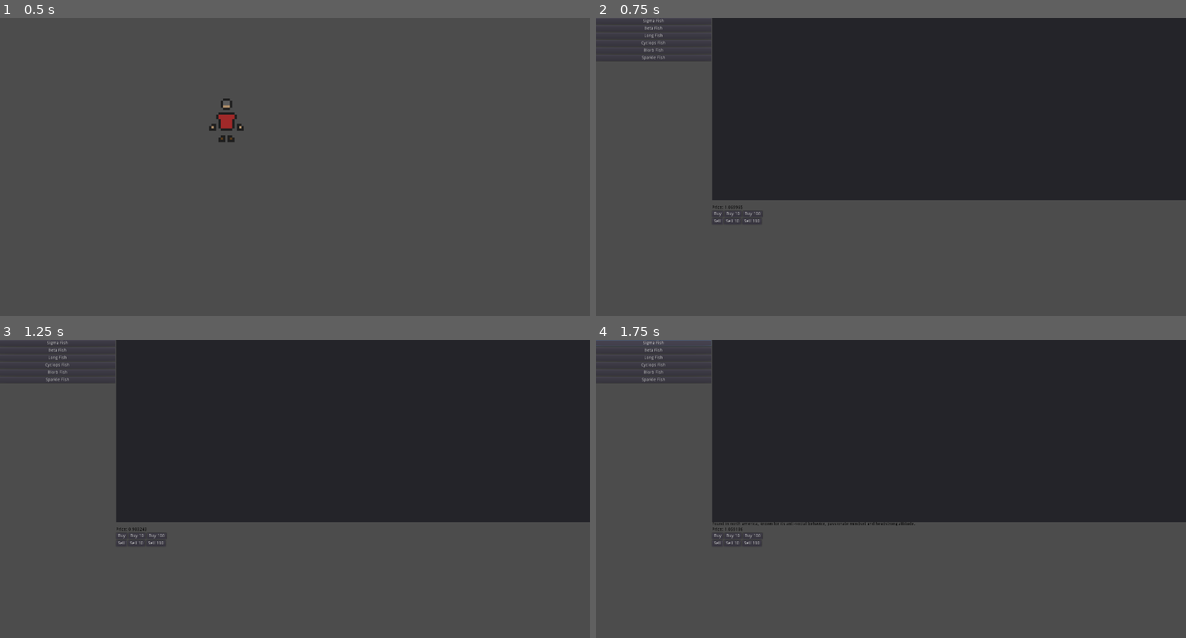
Above: before the commit, frames 1-4 (two rows, left to right).
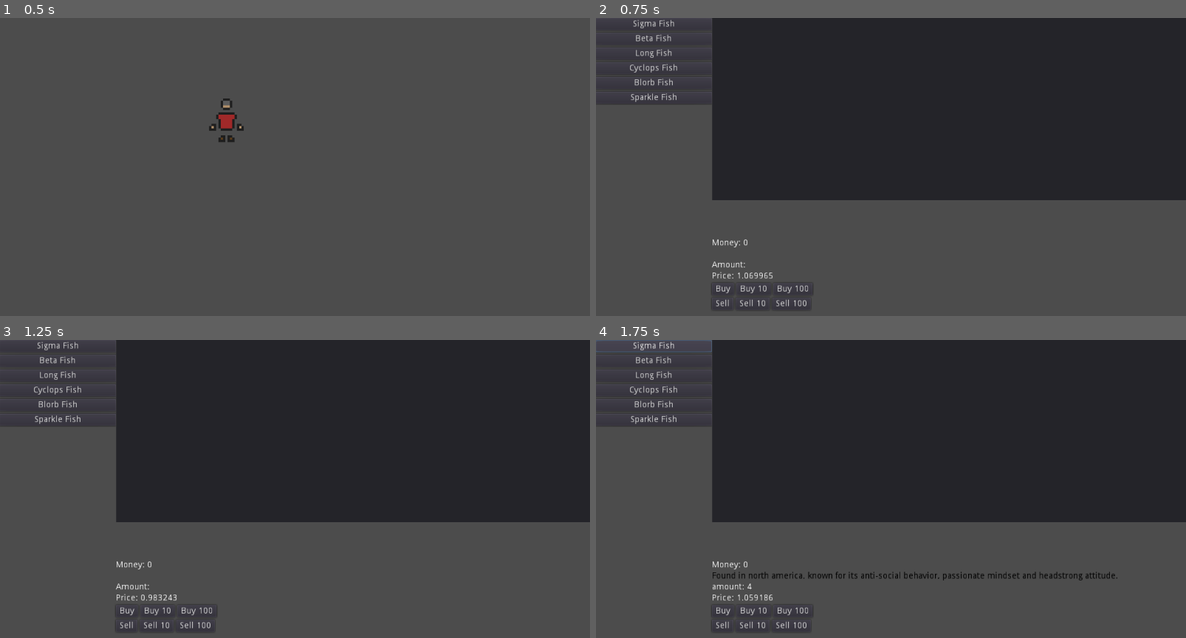
Above: after the commit, the same moments.

Repository: lewyche/Fish-Market-Simulator-2D
Game: Godot game, scene res://Nodes/World.tscn
Two runs of this game, one before a commit and one after it. Both use one fixed random seed, a clock stepped at 60 frames per second and the inputs below.
Inputs (mouse positions are in pixels of both pictures, inside the frame that each line leads up to):
- Up to frame 1 (0.5 s): no input
- Up to frame 2 (0.75 s): tap Enter at 0.5 s; move the mouse to (920, 181) at 0.52 s; hold Up (Up) from 0.53 s (still down); tap P (open_market) at 0.6 s
- Up to frame 3 (1.25 s): keep holding Up (Up)
- Up to frame 4 (1.75 s): release Up (Up) at 1.25 s; click "Sigma Fish" at 1.25 s

Frame 1 is identical in both runs. In frame 2, 1.1% of the frame differs, in the area x 0-37%, y 0-97%; in frame 3, 1.1%; in frame 4, 1.8%, in the area x 0-89%, y 0-97%.

Commit message:
buying and selling finally complete

Diff:
--- a/Assets/Scripts/Fish Market Panel.gd
+++ b/Assets/Scripts/Fish Market Panel.gd
@@ -1,22 +1,28 @@
 extends Control
 
 var column_size = 5
-var graph_limit = 1250
+var graph_limit = 1920
 var graph_start = 425
 var tick_time = .4		#time between ticks
 
 #limits for graph
-var lower_limit = 575
+var lower_limit = 590
 var upper_limit = 5
 
 var min_val = 0
 var max_val = 1
 
 var curr_price = 1
+var prev_price = 1
 
 var multiplier = 1.0
 
 var open = false	#is market open
+
+var curr_fish_name = ""
+
+onready var player = get_parent().get_parent().get_node("WorldCanvas").get_node("Player")
+onready var inventory = get_parent().get_node("Escape").get_node("Inventory")
 
 enum direction {
 	UP,
@@ -114,6 +120,13 @@
 	var difference = lower_limit - val
 	return upper_limit + difference
 
+func fit_point(p):
+	if p > prev_price:
+		p = p * (multiplier * 0.1)
+	elif p < prev_price:
+		p = p * multiplier
+	return p
+
 func open_market():
 	$FishLine.clear_points()
 
@@ -122,11 +135,11 @@
 	while open == true:
 
 		var pointX = graph_start + i * column_size		#x value of point in the graph
-		print(multiplier)
-		var pointY = convert_price_to_graph(calc_price()) * 2
+		var pointY = convert_price_to_graph(calc_price())
 
 		pointX = move_points_back(pointX)
 		pointY = move_points_horizontally(pointY)
+
 
 
 		var point_pos = Vector2(pointX, pointY)
@@ -153,13 +166,56 @@
 	multiplier = calc_multi()
 
 	curr_price = randi() % max_val + min_val
+	prev_price = curr_price
+
+	curr_fish_name = fish.name
+
+	$FishInformation.change_amount("amount: " + str(get_fish_amount()))
+
+func get_fish_amount():
+	for i in inventory.find_inventory():
+		if i.get_name() == curr_fish_name:
+			return i.get_amount()
+	return 0
+
+func check_fish_amount(amount):
+	var count = 0
+	if get_fish_amount() >= amount:
+		return true
+	return false
+
+func find_fish():
+	for i in inventory.find_inventory():
+		if i.get_name() == curr_fish_name:
+			return i
+
+
 
 func buy(amount):
-	print("buying" + str(amount))
+
+	if player.get_money() >= curr_price * amount:
+		print("buy")
+		player.set_money(player.get_money() - curr_price * amount)
+		var curr_fish = find_fish()
+		curr_fish.set_amount(get_fish_amount() + amount)
+
+		$FishInformation.change_money(player.get_money())
+		$FishInformation.change_amount("amount: " + str(get_fish_amount()))
+
 
 func sell(amount):
-	pass
+	print("sell")
+	if check_fish_amount(amount) == true:
+		player.set_money(player.get_money() + curr_price * amount)
+		var curr_fish = find_fish()
+		curr_fish.set_amount(get_fish_amount() - amount)
+
+
+		$FishInformation.change_money(player.get_money())
+		$FishInformation.change_amount("amount: " + str(get_fish_amount()))
+
 
 func _ready():	#prepare for graph
 	randomize()
 	$FishLine.width = 2		#size of the line
+	$FishInformation.change_money(player.get_money())
--- a/Assets/Scripts/FishInformation.gd
+++ b/Assets/Scripts/FishInformation.gd
@@ -1,4 +1,7 @@
 extends VBoxContainer
+
+func change_money(money):
+	$Money.text = "Money: " + str(money)
 
 func change_label(txt):
 	$Label.text = txt
@@ -6,5 +9,8 @@
 func change_price(price):
 	$Price.text = price
 
+func change_amount(amount):
+	$Amount.text = amount
+
 func _ready():
 	pass
--- a/Assets/Scripts/Item.gd
+++ b/Assets/Scripts/Item.gd
@@ -9,6 +9,14 @@
 export var item_amount: int = 1
 export(Rarity) var item_rarity
 
+func get_name():
+	return item_name
+
+func set_amount(amount):
+	item_amount = amount
+
+func get_amount():
+	return item_amount
 
 func _ready():
 
--- a/Assets/Scripts/Player.gd
+++ b/Assets/Scripts/Player.gd
@@ -3,8 +3,15 @@
 var velocity = Vector2.ZERO
 export var speed = 30000
 
+export var money = 0
 
 var menu_open = false
+
+func get_money():
+	return money
+
+func set_money(val):
+	money = val
 
 func _ready():
 
--- a/Nodes/BuyingContainer.gd
+++ b/Nodes/BuyingContainer.gd
@@ -1,14 +1,4 @@
 extends HBoxContainer
-
-
-#
-#	for i in range(FishData.fishes.size()):
-#		var button_instance = Button.new()
-#
-#		button_instance.connect("pressed",self, "_on_button_pressed", [FishData.fishes[i]])
-#		button_instance.text = FishData.fishes[i].name
-#		add_child(button_instance)
-
 
 # Called when the node enters the scene tree for the first time.
 func _ready():
--- a/Nodes/Fish Market Panel.tscn
+++ b/Nodes/Fish Market Panel.tscn
@@ -23,7 +23,7 @@
 anchor_bottom = -0.00263595
 margin_left = 378.0
 margin_top = 2.82837
-margin_right = 1925.0
+margin_right = 1920.0
 margin_bottom = 596.828
 __meta__ = {
 "_edit_use_anchors_": false
@@ -31,16 +31,17 @@
 
 [node name="ScrollContainer" type="ScrollContainer" parent="."]
 margin_left = -2.0
-margin_right = 376.0
-margin_bottom = 590.0
+margin_right = 188.0
+margin_bottom = 296.0
+rect_scale = Vector2( 2, 2 )
 script = ExtResource( 4 )
 __meta__ = {
 "_edit_use_anchors_": false
 }
 
 [node name="FishButtons" type="VBoxContainer" parent="ScrollContainer"]
-margin_right = 378.0
-margin_bottom = 590.0
+margin_right = 190.0
+margin_bottom = 296.0
 size_flags_horizontal = 3
 size_flags_vertical = 3
 script = ExtResource( 3 )
@@ -49,30 +50,46 @@
 }
 
 [node name="FishInformation" type="VBoxContainer" parent="."]
-margin_left = 378.0
-margin_top = 593.0
-margin_right = 1932.0
-margin_bottom = 1077.0
+anchor_bottom = 0.078
+margin_left = 377.0
+margin_top = 594.0
+margin_right = 1151.0
+margin_bottom = 752.306
+rect_scale = Vector2( 2, 2 )
+alignment = 1
 script = ExtResource( 2 )
 __meta__ = {
 "_edit_use_anchors_": false
 }
 
+[node name="Money" type="Label" parent="FishInformation"]
+margin_top = 63.0
+margin_right = 774.0
+margin_bottom = 77.0
+text = "Money:"
+
 [node name="Label" type="Label" parent="FishInformation"]
-margin_right = 1554.0
-margin_bottom = 14.0
+margin_top = 81.0
+margin_right = 774.0
+margin_bottom = 95.0
 custom_colors/font_color = Color( 0, 0, 0, 1 )
 
+[node name="Amount" type="Label" parent="FishInformation"]
+margin_top = 99.0
+margin_right = 774.0
+margin_bottom = 113.0
+text = "Amount:"
+
 [node name="Price" type="Label" parent="FishInformation"]
-margin_top = 18.0
-margin_right = 1554.0
-margin_bottom = 32.0
-custom_colors/font_color = Color( 0, 0, 0, 1 )
+margin_top = 117.0
+margin_right = 774.0
+margin_bottom = 131.0
+text = "Price:"
 
 [node name="BuyingContainer" type="HBoxContainer" parent="FishInformation"]
-margin_top = 36.0
-margin_right = 1554.0
-margin_bottom = 56.0
+margin_top = 135.0
+margin_right = 774.0
+margin_bottom = 155.0
 script = ExtResource( 6 )
 
 [node name="Buy" type="Button" parent="FishInformation/BuyingContainer"]
@@ -95,9 +112,9 @@
 text = "Buy 100"
 
 [node name="SellingContainer" type="HBoxContainer" parent="FishInformation"]
-margin_top = 60.0
-margin_right = 1554.0
-margin_bottom = 80.0
+margin_top = 159.0
+margin_right = 774.0
+margin_bottom = 179.0
 script = ExtResource( 7 )
 
 [node name="Sell" type="Button" parent="FishInformation/SellingContainer"]
--- a/Nodes/Player.tscn
+++ b/Nodes/Player.tscn
@@ -1,10 +1,15 @@
-[gd_scene load_steps=7 format=2]
+[gd_scene load_steps=12 format=2]
 
 [ext_resource path="res://Assets/Textures/Player.png" type="Texture" id=1]
 [ext_resource path="res://Assets/Scripts/Player.gd" type="Script" id=2]
 [ext_resource path="res://Assets/Scripts/InventoryManagement.gd" type="Script" id=3]
 [ext_resource path="res://Assets/Scripts/Item.gd" type="Script" id=4]
 [ext_resource path="res://Assets/Textures/Fish/SigmaFish.png" type="Texture" id=5]
+[ext_resource path="res://Assets/Textures/Fish/BetaFish.png" type="Texture" id=6]
+[ext_resource path="res://Assets/Textures/Fish/SparkleFish.png" type="Texture" id=7]
+[ext_resource path="res://Assets/Textures/Fish/BlorbFish.png" type="Texture" id=8]
+[ext_resource path="res://Assets/Textures/Fish/SnakeFish.png" type="Texture" id=9]
+[ext_resource path="res://Assets/Textures/Fish/CyclopsFish.png" type="Texture" id=10]
 
 [sub_resource type="RectangleShape2D" id=1]
 extents = Vector2( 22.5, 46 )
@@ -36,3 +41,43 @@
 item_price = 32.0
 item_amount = 4
 item_rarity = 1
+
+[node name="BlorbFish" type="Node" parent="Inventory"]
+script = ExtResource( 4 )
+item_name = "Blorb Fish"
+item_icon = ExtResource( 8 )
+item_price = 32.0
+item_amount = 0
+item_rarity = 1
+
+[node name="SparkleFish" type="Node" parent="Inventory"]
+script = ExtResource( 4 )
+item_name = "Sparkle Fish"
+item_icon = ExtResource( 7 )
+item_price = 32.0
+item_amount = 0
+item_rarity = 1
+
+[node name="SnakeFish" type="Node" parent="Inventory"]
+script = ExtResource( 4 )
+item_name = "Snake Fish"
+item_icon = ExtResource( 9 )
+item_price = 32.0
+item_amount = 0
+item_rarity = 1
+
+[node name="CyclopsFish" type="Node" parent="Inventory"]
+script = ExtResource( 4 )
+item_name = "Cyclops Fish"
+item_icon = ExtResource( 10 )
+item_price = 32.0
+item_amount = 0
+item_rarity = 1
+
+[node name="BetaFish" type="Node" parent="Inventory"]
+script = ExtResource( 4 )
+item_name = "Beta Fish"
+item_icon = ExtResource( 6 )
+item_price = 32.0
+item_amount = 2
+item_rarity = 1
--- a/Nodes/SellingContainer.gd
+++ b/Nodes/SellingContainer.gd
@@ -1,6 +1,11 @@
 extends HBoxContainer
-
 
 # Called when the node enters the scene tree for the first time.
 func _ready():
-	pass # Replace with function body.
+	$Sell.connect("pressed", self, "_on_button_pressed", [1])
+	$SellTen.connect("pressed", self, "_on_button_pressed", [10])
+	$SellHundred.connect("pressed", self, "_on_button_pressed", [100])
+
+
+func _on_button_pressed(num):
+	get_parent().get_parent().sell(num)
Binary file added: Assets/Textures/Fish/BlorbFish.png
Not shown, added: Assets/Textures/Fish/BlorbFish.png.import
Binary file added: Assets/Textures/Fish/CyclopsFish.png
Not shown, added: Assets/Textures/Fish/CyclopsFish.png.import
